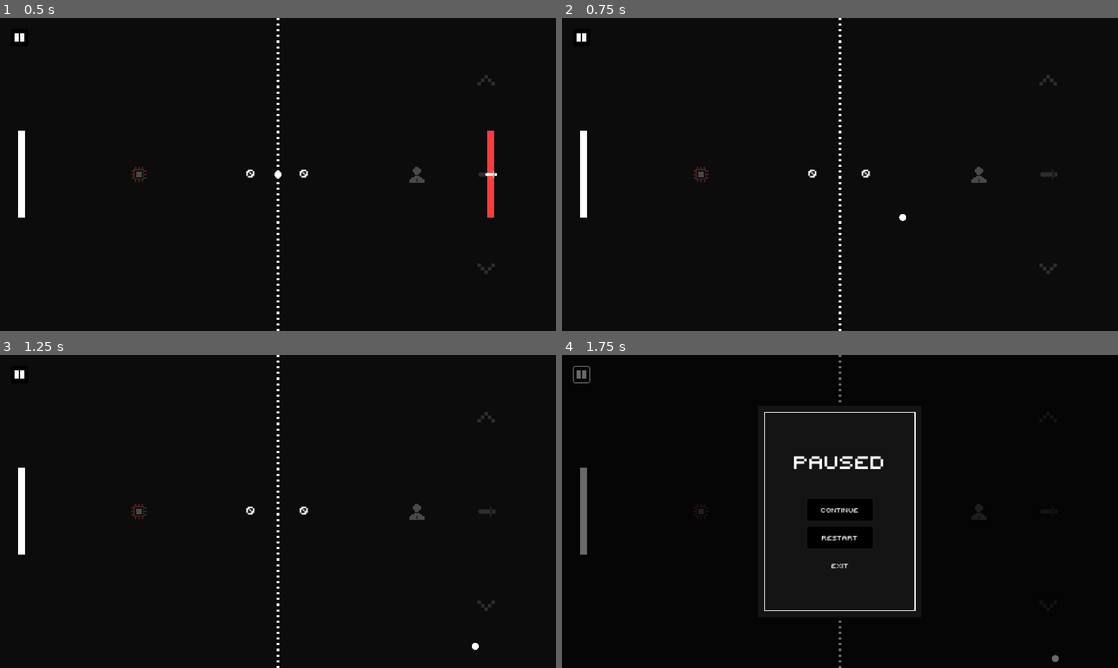
Above: before the commit, frames 1-4 (two rows, left to right).
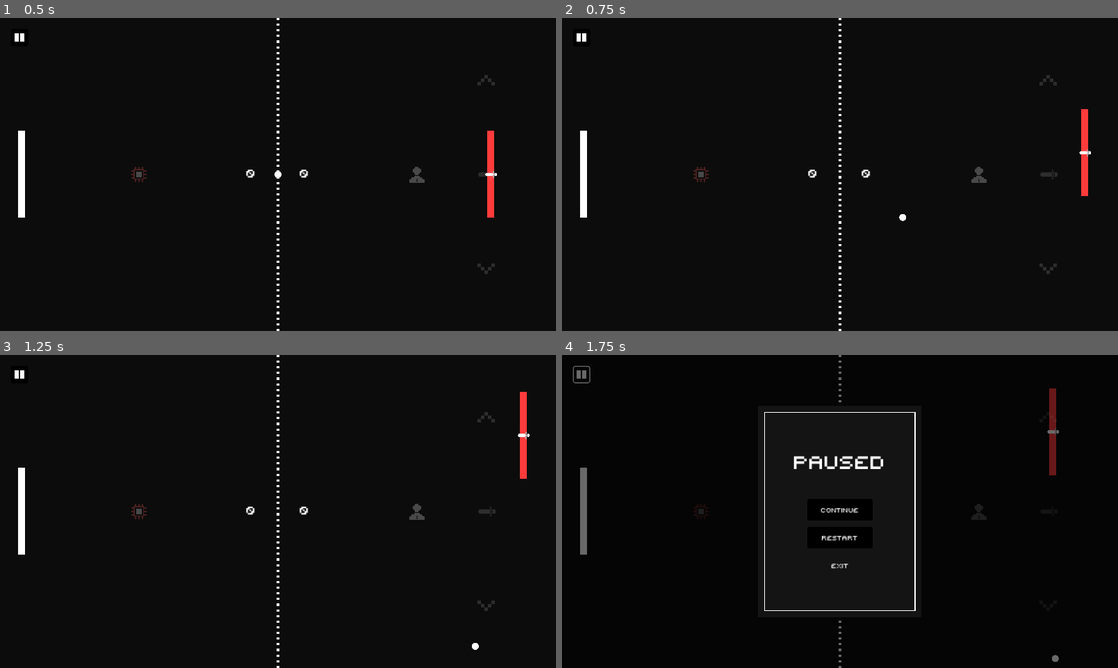
Above: after the commit, the same moments.

Repository: IamFastre/super-pong
Game: Godot game, scene res://scenes/levels/super_game.tscn
Same seed, same stepped clock (60 frames per second), same inputs: the game is played once before the commit and once after it. This scene is started directly instead of the project's main scene.
Inputs (mouse positions are in pixels of both pictures, inside the frame that each line leads up to):
- Up to frame 1 (0.5 s): no input
- Up to frame 2 (0.75 s): tap Enter at 0.5 s; hold W (p1_up) from 0.53 s (still down); hold Space (p1_ability) from 0.53 s (still down)
- Up to frame 3 (1.25 s): keep holding W (p1_up); keep holding Space (p1_ability)
- Up to frame 4 (1.75 s): release W (p1_up) at 1.25 s; release Space (p1_ability) at 1.25 s; click (584, 373) at 1.25 s

Frame 1 is identical in both runs. In frame 2, 0.4% of the frame differs, in the area x 93-96%, y 29-57%; in frame 3, 0.4%; in frame 4, 0.4%.

Commit message:
fixed bug with retreat ability when on the right side

Diff:
--- a/components/paddle_abilities/retreat_ability.gd
+++ b/components/paddle_abilities/retreat_ability.gd
@@ -18,7 +18,7 @@
 
 func on_start() -> void:
 	var tween := create_tween()
-	elastic_tween(tween, paddle, "position:x", original_x - retreat_by)
+	elastic_tween(tween, paddle, "position:x", original_x - retreat_by * (1 if is_left else -1))
 	paddle.movement.can_sprint = false
 	paddle.movement.speed_effectiveness = 0.5
 
--- a/scenes/levels/scripts/game_mode.gd
+++ b/scenes/levels/scripts/game_mode.gd
@@ -109,8 +109,6 @@
 		spawn_ball()
 
 func setup_paddle(paddle:PaddleNode, info:PlayerInfo) -> void:
-	add_child(paddle)
-
 	# Paddle position setup
 	paddle.position.y = paddle_initial_displacement.y
 	if paddle == left_paddle:
@@ -121,6 +119,8 @@
 
 	# Paddle controller setup
 	paddle.setup_controller(info.get_controller())
+
+	add_child(paddle)
 
 func game_over() -> void:
 	running = false
